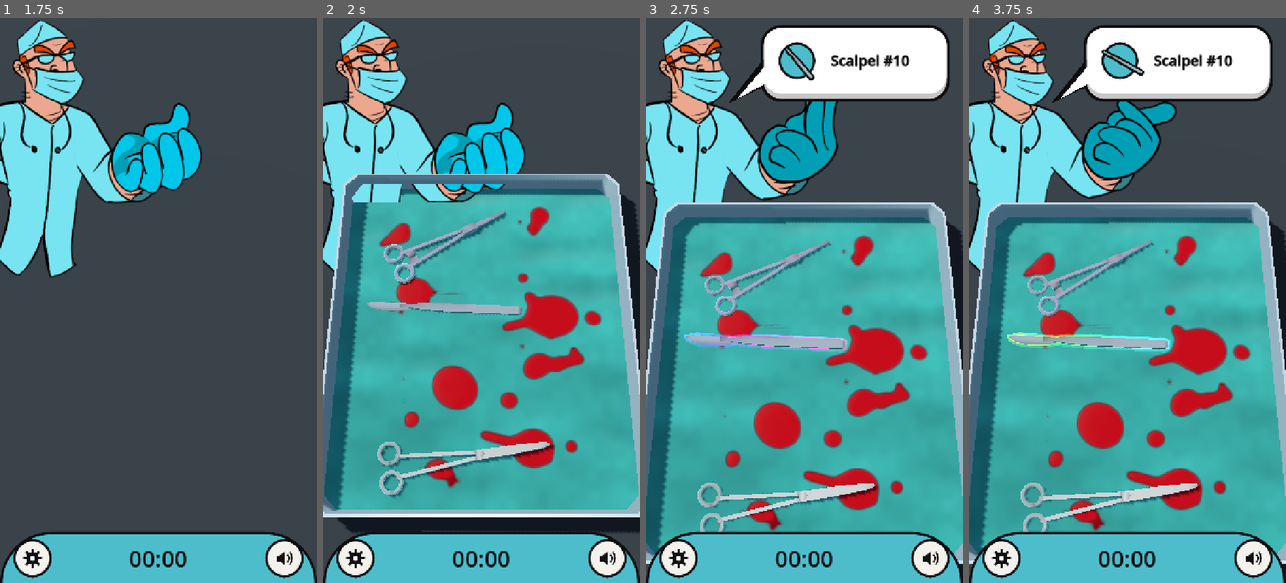
Above: before the commit, frames 1-4 (left to right).
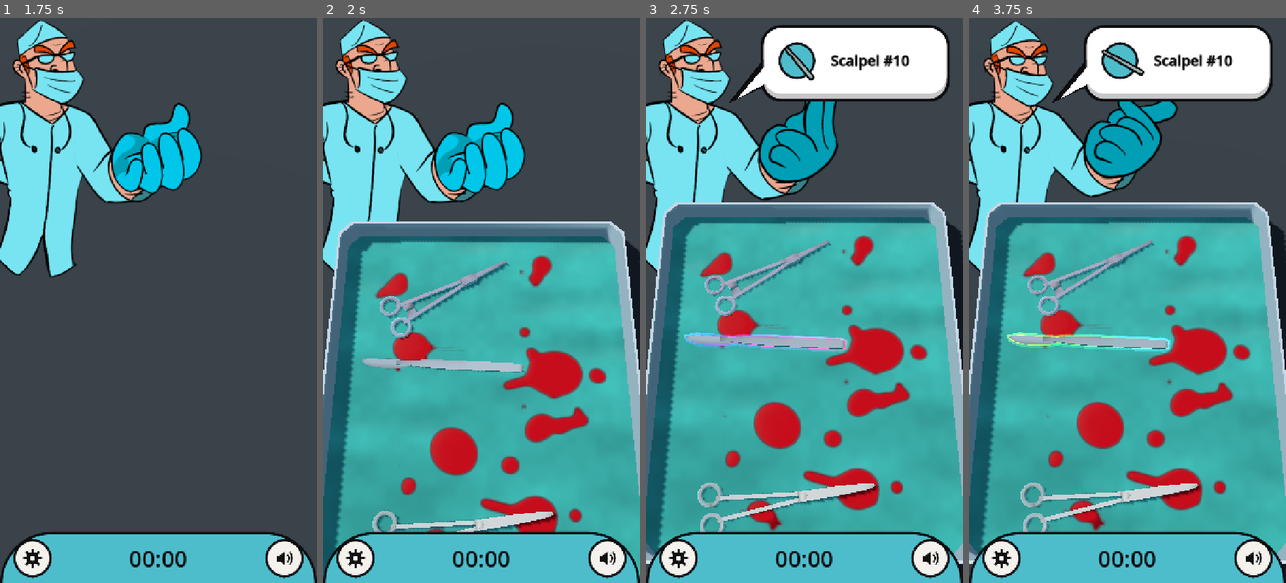
Above: after the commit, the same moments.

Repository: optimisticlucio/untitled-game-jam-game
Game: Godot game, scene res://ui/main_menu.tscn
Two runs of this game, one before a commit and one after it. Both use one fixed random seed, a clock stepped at 60 frames per second and the inputs below.
Inputs (mouse positions are in pixels of both pictures, inside the frame that each line leads up to):
- Up to frame 1 (1.75 s): click "Play" at 0.5 s; click (158, 114) at 1.25 s
- Up to frame 2 (2 s): no input
- Up to frame 3 (2.75 s): tap Enter at 2 s; move the mouse to (874, 272) at 2.02 s; click (874, 272) at 2.17 s
- Up to frame 4 (3.75 s): drag from (1064, 328) to (1111, 413) at 2.77 s; move the mouse to (1159, 176) at 3.52 s; click (1159, 176) at 3.67 s

Frame 1 is identical in both runs. In frame 2, 28% of the frame differs, in the area x 0-100%, y 27-100%; in frame 3, 0.7%; in frame 4, 2.4%.

Commit message:
Tray slide: a smaller, set overshoot, so it stops hitting the surgeon
Tween's TRANS_BACK overshoots by a tenth of the trip, 7 cm here, so the tray
swung into the surgeon. The slide is now two steps with a set overshoot
(slide_overshoot, 2 cm) and its share of the time (overshoot_share); the
total stays slide_seconds.

Co-Authored-By: Claude Opus 5.5 <noreply@anthropic.com>

Diff:
--- a/gameplay/tray.gd
+++ b/gameplay/tray.gd
@@ -17,6 +17,11 @@
 ## Where the tray goes when it slides away, relative to where it rests.
 @export var away_offset := Vector3(0.0, 0.0, 0.7)
 @export var slide_seconds := 0.6
+## How far (m) the tray swings past where it rests, towards the doctor, as it slides in (and
+## winds up the same way before sliding out). Too far and it passes into him.
+@export var slide_overshoot := 0.02
+## Share of slide_seconds spent on the overshoot (coming back from it, or winding up).
+@export_range(0.0, 0.5, 0.05) var overshoot_share := 0.25
 ## How long a freshly filled tray settles off screen before sliding in. The
 ## player doesn't see it, so the tools fall with settle_gravity times their
 ## gravity and settle_damping extra drag to get down fast. Whatever slight
@@ -121,8 +126,11 @@
 	# their previous position.) They're cleared afterwards anyway.
 	for tool in tools():
 		tool.process_mode = Node.PROCESS_MODE_DISABLED
-	var tween := create_tween().set_trans(Tween.TRANS_BACK).set_ease(Tween.EASE_IN)
-	tween.tween_property(self, "position", _rest_position + away_offset, slide_seconds)
+	var tween := create_tween()
+	tween.tween_property(self, "position", _overshoot_position(), slide_seconds * overshoot_share) \
+		.set_trans(Tween.TRANS_SINE).set_ease(Tween.EASE_IN_OUT)
+	tween.tween_property(self, "position", _rest_position + away_offset, slide_seconds * (1.0 - overshoot_share)) \
+		.set_trans(Tween.TRANS_CUBIC).set_ease(Tween.EASE_IN)
 	return tween.finished
 
 
@@ -132,12 +140,21 @@
 func slide_back() -> Signal:
 	for tool in tools():
 		tool.process_mode = Node.PROCESS_MODE_DISABLED
-	var tween := create_tween().set_trans(Tween.TRANS_BACK).set_ease(Tween.EASE_OUT)
-	tween.tween_property(self, "position", _rest_position, slide_seconds)
+	var tween := create_tween()
+	tween.tween_property(self, "position", _overshoot_position(), slide_seconds * (1.0 - overshoot_share)) \
+		.set_trans(Tween.TRANS_CUBIC).set_ease(Tween.EASE_OUT)
+	tween.tween_property(self, "position", _rest_position, slide_seconds * overshoot_share) \
+		.set_trans(Tween.TRANS_SINE).set_ease(Tween.EASE_IN_OUT)
 	tween.tween_callback(func() -> void:
 		for tool in tools():
 			tool.process_mode = Node.PROCESS_MODE_INHERIT)
 	return tween.finished
+
+
+## slide_overshoot past the resting spot, away from where the tray slides out to. Tween's
+## TRANS_BACK can't be told how far it goes (a tenth of the trip: 7 cm, into the doctor).
+func _overshoot_position() -> Vector3:
+	return _rest_position - away_offset.normalized() * slide_overshoot
 
 
 ## Jumps to where slide_away leaves it, without animating.
